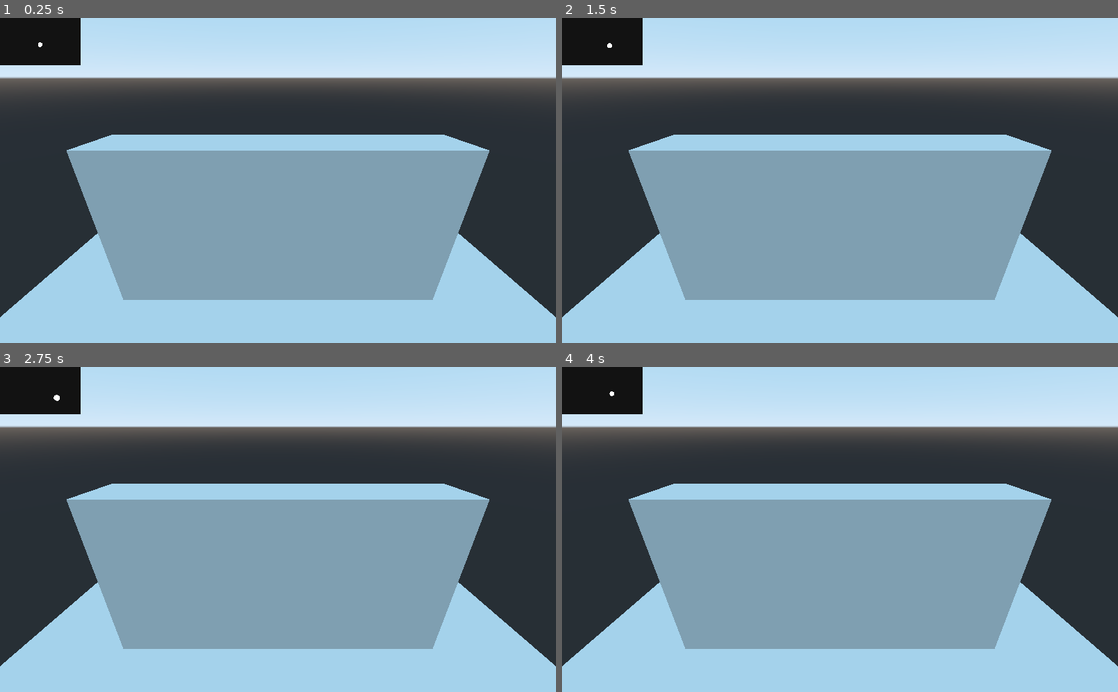
Above: before the commit, frames 1-4 (two rows, left to right).
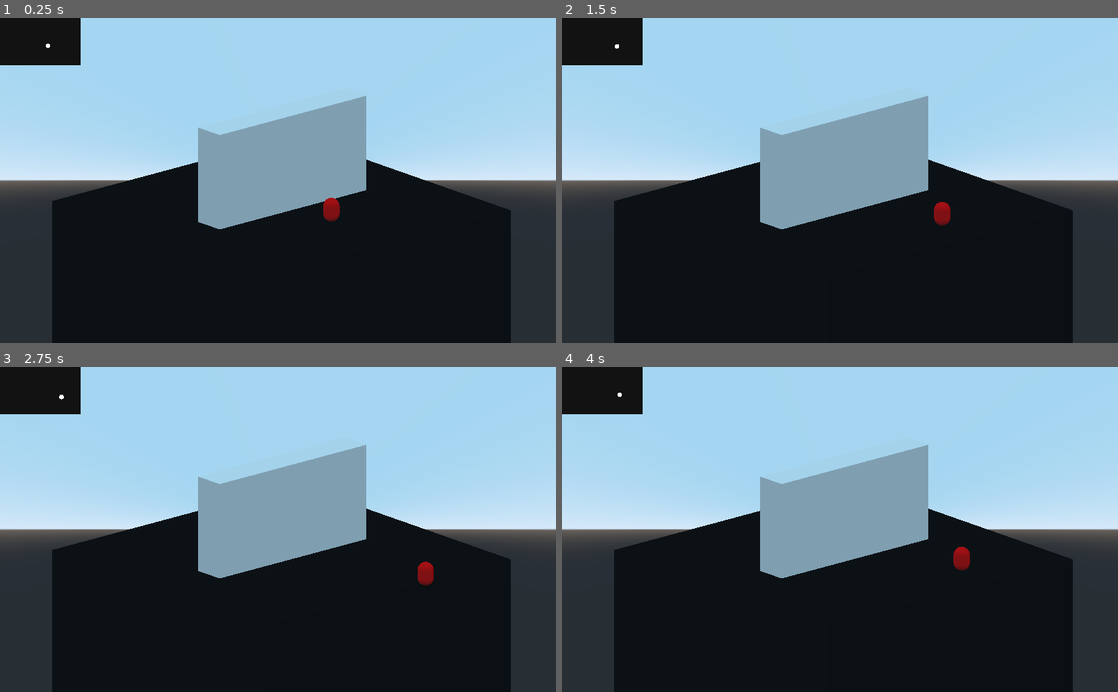
Above: after the commit, the same moments.

Repository: Mateus-Carmo31/godot-shader-repo
Game: Godot game, scene res://CutoutShader.tscn
Same seed, same stepped clock (60 frames per second), same inputs: the game is played once before the commit and once after it. The project has no main scene, so this scene is started directly.
Inputs (mouse positions are in pixels of both pictures, inside the frame that each line leads up to):
- Up to frame 1 (0.25 s): no input
- Up to frame 2 (1.5 s): tap Enter at 0.5 s; move the mouse to (962, 164) at 0.52 s; hold Right (ui_right) 0.53-1.28 s; tap R at 0.6 s; move the mouse to (728, 196) at 1.27 s; hold Down (ui_down) from 1.28 s (still down); tap Q at 1.35 s
- Up to frame 3 (2.75 s): move the mouse to (333, 458) at 2.02 s; release Down (ui_down) at 2.03 s; hold Right (ui_right) from 2.03 s (still down); hold E from 2.03 s (still down)
- Up to frame 4 (4 s): move the mouse to (812, 594) at 2.77 s; release Right (ui_right) at 2.78 s; release E at 2.78 s; hold Up (ui_up) 2.78-3.53 s; tap R at 2.85 s; move the mouse to (1006, 578) at 3.52 s; hold Left (ui_left) from 3.53 s (still down); hold Q from 3.53 s (still down)

The runs differ from the first frame. In frame 1, 78% of the frame differs, in the area x 0-100%, y 4-100%; in frame 2, 78%; in frame 3, 78%; in frame 4, 78%.

Commit message:
Changed the scene around a bit

Diff:
--- a/shader-repo/CutoutShader.tscn
+++ b/shader-repo/CutoutShader.tscn
@@ -21,7 +21,11 @@
 flags_unshaded = true
 params_cull_mode = 1
 
-[sub_resource type="PlaneMesh" id=7]
+[sub_resource type="CubeMesh" id=13]
+size = Vector3( 2, 21.191, 2 )
+
+[sub_resource type="SpatialMaterial" id=14]
+albedo_color = Color( 0, 0, 0, 1 )
 
 [sub_resource type="CubeMesh" id=8]
 
@@ -43,23 +47,23 @@
 }"
 
 [sub_resource type="ViewportTexture" id=10]
-viewport_path = NodePath("World/MasksViewport")
+viewport_path = NodePath("World/StencilViewport")
 
 [sub_resource type="ShaderMaterial" id=11]
 resource_local_to_scene = true
 shader = SubResource( 9 )
-shader_param/albedo = Color( 0.219608, 0.219608, 0.219608, 1 )
+shader_param/albedo = Color( 0.32549, 0.462745, 1, 1 )
 shader_param/interact_with_mask = true
 shader_param/mask = SubResource( 10 )
 
 [sub_resource type="ViewportTexture" id=12]
-viewport_path = NodePath("World/MasksViewport")
+viewport_path = NodePath("World/StencilViewport")
 
 [node name="Main" type="Node"]
 
 [node name="World" type="Spatial" parent="."]
 
-[node name="MasksViewport" type="Viewport" parent="World"]
+[node name="StencilViewport" type="Viewport" parent="World"]
 size = Vector2( 1024, 600 )
 own_world = true
 world = SubResource( 2 )
@@ -67,16 +71,21 @@
 keep_3d_linear = true
 usage = 3
 render_target_v_flip = true
+__meta__ = {
+"_editor_description_": ""
+}
 
-[node name="Camera" type="Camera" parent="World/MasksViewport"]
-transform = Transform( 1, 0, 0, 0, 0.914268, 0.40511, 0, -0.40511, 0.914268, 0, 7.887, 12.7581 )
+[node name="Camera" type="Camera" parent="World/StencilViewport"]
+transform = Transform( 0.753081, 0.202109, -0.626115, 0, 0.951648, 0.307191, 0.657928, -0.231339, 0.716668, -11.0792, 6.883, 12.3396 )
+projection = 1
+size = 20.0
 
 [node name="Player" type="MeshInstance" parent="World"]
-transform = Transform( 1, 0, 0, 0, -1.62921e-07, -1, 0, 1, -1.62921e-07, 0, 0.768259, 0 )
+transform = Transform( 1, 0, 0, 0, -1.62921e-07, -1, 0, 1, -1.62921e-07, 0, 0.768259, 4.64891 )
 mesh = SubResource( 3 )
 material/0 = SubResource( 4 )
 script = ExtResource( 2 )
-mask_viewport = NodePath("../MasksViewport")
+mask_viewport = NodePath("../StencilViewport")
 
 [node name="CullMesh" type="MeshInstance" parent="World/Player"]
 transform = Transform( 1.3, 0, 0, 0, 1.3, 0, 0, 0, 1.3, 0, 0, 0 )
@@ -86,22 +95,25 @@
 [node name="RemoteTransform" type="RemoteTransform" parent="World/Player"]
 
 [node name="Ground" type="MeshInstance" parent="World"]
-transform = Transform( 10, 0, 0, 0, 1, 0, 0, 0, 10, 0, 0, 0 )
-mesh = SubResource( 7 )
-material/0 = null
+transform = Transform( 10, 0, 0, 0, 1, 0, 0, 0, 10, 0, -10.6982, 0 )
+mesh = SubResource( 13 )
+material/0 = SubResource( 14 )
 
 [node name="CamPivot" type="Spatial" parent="World"]
+transform = Transform( 0.753081, 0, -0.657928, 0, 1, 0, 0.657928, 0, 0.753081, 0, 0, 0 )
 script = ExtResource( 1 )
 
 [node name="Camera" type="Camera" parent="World/CamPivot"]
-transform = Transform( 1, 0, 0, 0, 0.914268, 0.40511, 0, -0.40511, 0.914268, 0, 7.887, 12.7581 )
+transform = Transform( 1, 0, 0, 0, 0.951648, 0.307191, 0, -0.307191, 0.951648, -0.225, 6.883, 16.582 )
+projection = 1
 current = true
+size = 20.0
 
 [node name="MaskCameraRemote" type="RemoteTransform" parent="World/CamPivot/Camera"]
-remote_path = NodePath("../../../MasksViewport/Camera")
+remote_path = NodePath("../../../StencilViewport/Camera")
 
 [node name="Wall" type="MeshInstance" parent="."]
-transform = Transform( 6, 0, 0, 0, 6, 0, 0, 0, 1, 0, 0, 5.39538 )
+transform = Transform( 6, 0, 0, 0, 6, 0, 0, 0, 1, 0, 0, 0.0699911 )
 mesh = SubResource( 8 )
 material/0 = SubResource( 11 )
 
--- a/shader-repo/SimpleMove.gd
+++ b/shader-repo/SimpleMove.gd
@@ -11,10 +11,10 @@
 
 func _process(delta):
 
-	var forward = - get_viewport().get_camera().transform.basis.z
+	var forward = - get_viewport().get_camera().global_transform.basis.z
 	forward.y = 0
 
-	var right = get_viewport().get_camera().transform.basis.x
+	var right = get_viewport().get_camera().global_transform.basis.x
 	right.y = 0
 
 	var movement_dir : Vector3
Not shown: 1 places in shader-repo/CutoutShader.tscn that only renumber resources
